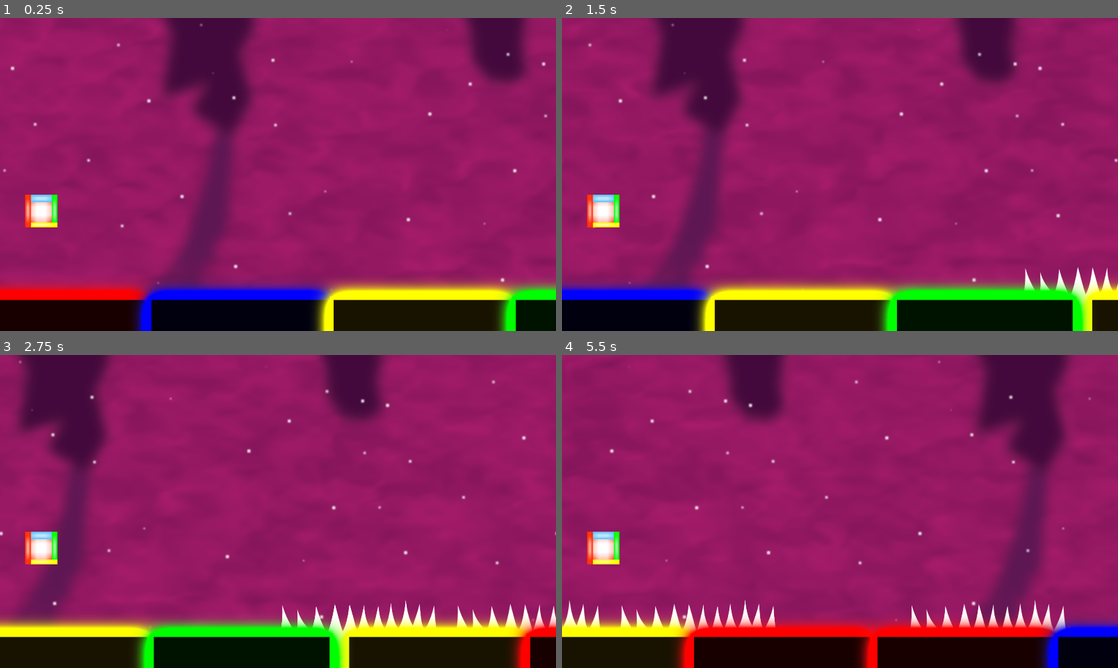
Above: before the commit, frames 1-4 (two rows, left to right).
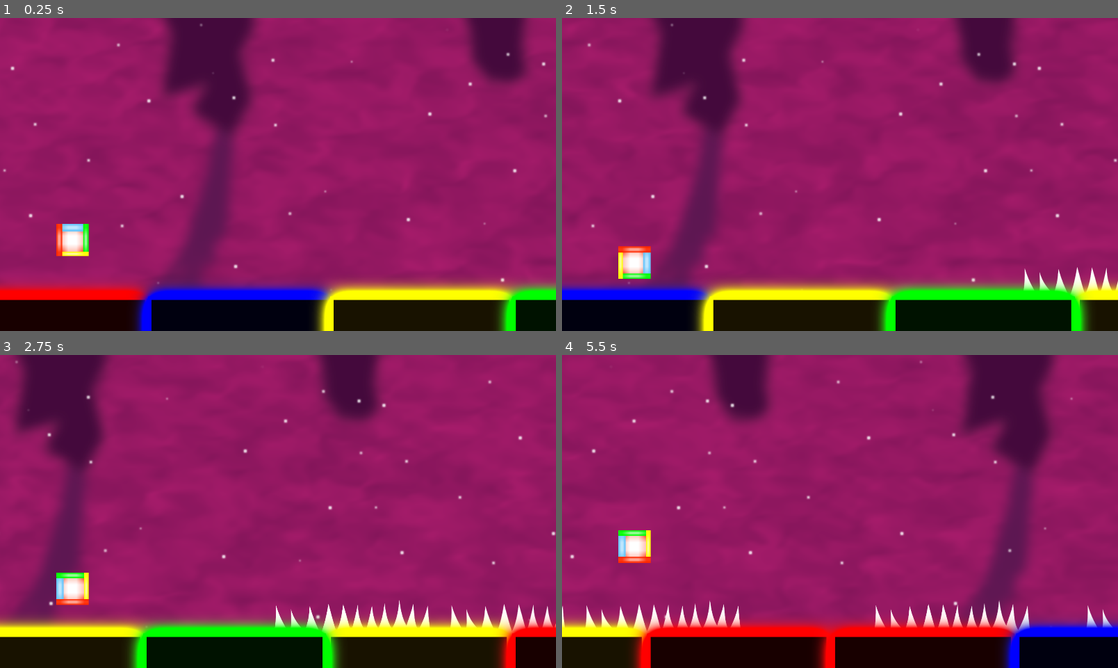
Above: after the commit, the same moments.

Repository: Sky84/hardrunnercolor
Game: Godot game, scene res://game.tscn
Two runs of this game, one before a commit and one after it. Both use one fixed random seed, a clock stepped at 60 frames per second and the inputs below.
Inputs (mouse positions are in pixels of both pictures, inside the frame that each line leads up to):
- Up to frame 1 (0.25 s): no input
- Up to frame 2 (1.5 s): move the mouse to (962, 158) at 0.52 s; click (962, 158) at 0.67 s; move the mouse to (728, 190) at 1.27 s; click (728, 190) at 1.42 s
- Up to frame 3 (2.75 s): move the mouse to (333, 442) at 2.02 s; click (333, 442) at 2.17 s
- Up to frame 4 (5.5 s): move the mouse to (812, 574) at 2.77 s; click (812, 574) at 2.92 s; move the mouse to (1006, 558) at 3.52 s; click (1006, 558) at 3.67 s; move the mouse to (673, 464) at 4.27 s; click (673, 464) at 4.42 s; move the mouse to (867, 511) at 5.02 s; click (867, 511) at 5.17 s

The runs differ from the first frame. In frame 1, 1.2% of the frame differs, in the area x 4-16%, y 56-77%; in frame 2, 2.3%; in frame 3, 5.6%; in frame 4, 14%, in the area x 0-99%, y 0-100%.

Commit message:
feat: player jump and game speed increase

Diff:
--- a/GameRules.gd
+++ b/GameRules.gd
@@ -1,13 +1,20 @@
 extends Node2D
 class_name GameRules
 
+@export var time_s_before_increase_speed: int = 1;
 @export var speed: Vector2;
+@export var speed_increase: Vector2;
+@export var gravity: Vector2;
 
 # Called when the node enters the scene tree for the first time.
 func _ready():
-	pass # Replace with function body.
+	# increase speed by speed_increase every 10 seconds
+	var _timer = Timer.new();
+	_timer.wait_time = time_s_before_increase_speed;
+	_timer.autostart = true;
+	add_child(_timer);
+	_timer.timeout.connect(_on_timer_timeout);
 
-
-# Called every frame. 'delta' is the elapsed time since the previous frame.
-func _process(delta):
-	pass
+func _on_timer_timeout():
+	speed += speed_increase;
+	print(speed)
--- a/Obstacle.tscn
+++ b/Obstacle.tscn
@@ -1,12 +1,14 @@
-[gd_scene load_steps=4 format=3 uid="uid://n1mb8ltok4i6"]
+[gd_scene load_steps=5 format=3 uid="uid://n1mb8ltok4i6"]
 
 [ext_resource type="Script" path="res://obstacle.gd" id="1_gipju"]
+[ext_resource type="PhysicsMaterial" uid="uid://cl1j5u4jr1fyq" path="res://platform_physics_material.tres" id="1_k8mah"]
 [ext_resource type="Texture2D" uid="uid://cuagi68m35cdd" path="res://Assets/Obstacles/spike.png" id="2_wex5i"]
 
 [sub_resource type="RectangleShape2D" id="RectangleShape2D_dvph1"]
 size = Vector2(550, 144)
 
 [node name="Obstacle" type="AnimatableBody2D" node_paths=PackedStringArray("sprite_obstacle")]
+physics_material_override = ExtResource("1_k8mah")
 script = ExtResource("1_gipju")
 sprite_obstacle = NodePath("Sprite2D")
 
--- a/PlatformSpawner.gd
+++ b/PlatformSpawner.gd
@@ -18,7 +18,9 @@
 		platform.global_position.x += game_rules.speed.x * delta;
 		var platform_max_right = platform.global_position.x + platform.platform_width;
 		if platform_max_right < 0:
-			platform.global_position.x = get_viewport_rect().size.x;
+			# find the rightest platform
+			var right_most_platform_X: int = platforms.map(func(p): return p.position.x + p.platform_width).max();
+			platform.global_position.x = right_most_platform_X;
 			_on_platform_replaced(platform);
 	for obstacle in _obstacles:
 		obstacle.global_position.x += game_rules.speed.x * delta;
--- a/game.tscn
+++ b/game.tscn
@@ -9,6 +9,7 @@
 [ext_resource type="Script" path="res://PlatformSpawner.gd" id="6_vnohe"]
 [ext_resource type="PackedScene" uid="uid://cwomi1d1tdxqo" path="res://platform.tscn" id="7_r4dv3"]
 [ext_resource type="PackedScene" uid="uid://n1mb8ltok4i6" path="res://Obstacle.tscn" id="8_yycuc"]
+[ext_resource type="PhysicsMaterial" uid="uid://cl1j5u4jr1fyq" path="res://platform_physics_material.tres" id="10_1qxda"]
 [ext_resource type="PackedScene" uid="uid://cdm51b5aut1my" path="res://Player.tscn.tscn" id="10_27v1q"]
 
 [sub_resource type="Gradient" id="Gradient_y1ho5"]
@@ -83,6 +84,8 @@
 [node name="GameRules" type="Node2D" parent="."]
 script = ExtResource("5_birrg")
 speed = Vector2(-500, 0)
+speed_increase = Vector2(-10, 0)
+gravity = Vector2(0, 3000)
 
 [node name="PlatformSpawner" type="Node2D" parent="." node_paths=PackedStringArray("platforms")]
 script = ExtResource("6_vnohe")
@@ -93,19 +96,27 @@
 position = Vector2(0, 962)
 
 [node name="Platform" parent="PlatformSpawner/Platforms" instance=ExtResource("7_r4dv3")]
+physics_material_override = ExtResource("10_1qxda")
 platform_type = "Red"
 
 [node name="Platform2" parent="PlatformSpawner/Platforms" instance=ExtResource("7_r4dv3")]
 position = Vector2(629, 0)
+physics_material_override = ExtResource("10_1qxda")
 platform_type = "Blue"
 
 [node name="Platform3" parent="PlatformSpawner/Platforms" instance=ExtResource("7_r4dv3")]
 position = Vector2(1258, 0)
+physics_material_override = ExtResource("10_1qxda")
 platform_type = "Yellow"
 
 [node name="Platform4" parent="PlatformSpawner/Platforms" instance=ExtResource("7_r4dv3")]
 position = Vector2(1887, 0)
+physics_material_override = ExtResource("10_1qxda")
 platform_type = "Green"
 
 [node name="Player" parent="." instance=ExtResource("10_27v1q")]
-position = Vector2(142, 666)
+position = Vector2(250, 666)
+floor_constant_speed = false
+floor_block_on_wall = false
+platform_on_leave = 2
+jump_force = 1000.0
--- a/platform.tscn
+++ b/platform.tscn
@@ -56,7 +56,6 @@
 
 [node name="Platform" type="AnimatableBody2D" node_paths=PackedStringArray("sprite_platform")]
 z_index = 1
-collision_layer = 2
 script = ExtResource("1_uf361")
 sprite_platform = NodePath("SpritePlatform")
 
--- /dev/null
+++ b/platform_physics_material.tres
@@ -0,0 +1,4 @@
+[gd_resource type="PhysicsMaterial" format=3 uid="uid://cl1j5u4jr1fyq"]
+
+[resource]
+friction = 0.0
--- a/player.gd
+++ b/player.gd
@@ -1,11 +1,17 @@
-extends Node2D
+extends CharacterBody2D
+
+@export var jump_force: float = 100;
 
 @onready var yellow_ray_cast_2d: RayCast2D = $Raycasts/YellowRayCast2D
 @onready var blue_ray_cast_2d: RayCast2D = $Raycasts/BlueRayCast2D3
 @onready var green_ray_cast_2d: RayCast2D = $Raycasts/GreenRayCast2D4
 @onready var red_ray_cast_2d: RayCast2D = $Raycasts/RedRayCast2D2
 
-@onready var tween: Tween = get_tree().create_tween().bind_node(self).set_ease(Tween.EASE_IN_OUT).set_trans(Tween.TRANS_SINE);
+@onready var game_rules: GameRules = $"../GameRules";
+
+@onready var start_position: Vector2 = position;
+
+var _want_jump: bool = false;
 
 class RaycastColor:
 	var raycast: RayCast2D;
@@ -24,19 +30,36 @@
 }
 
 var _current_color: Color;
-func _process(delta):
+
+func _process(delta: float) -> void:
+	position.x = start_position.x;
+
+func _physics_process(delta):
+	# lock player x axis to current start x position
+	if not is_on_floor():
+		velocity.y += game_rules.gravity.y * delta;
+	elif _want_jump:
+		_want_jump = false;
+		velocity.y = -jump_force;
+	else:
+		velocity.y = 0;
+	velocity.x = 0;
+
+	move_and_slide();
 	for raycast_key_rotation in _ray_casts:
 		var raycast_color: RaycastColor = _ray_casts[raycast_key_rotation];
 		if raycast_color.raycast.is_colliding() and _current_color != raycast_color.color:
-			_on_collision_raycast(raycast_key_rotation, raycast_color);
-			print(raycast_color.raycast.get_collider().name);
+			_on_collision_raycast(raycast_color);
 
-func _on_collision_raycast(desired_rotation: int, _raycast_color: RaycastColor) -> void:
+func _on_collision_raycast(_raycast_color: RaycastColor) -> void:
 	_current_color = _raycast_color.color;
 
 # when player press the screen or the mouse button, rotate the player at 90 degrees relative to the current roation
 func _input(event: InputEvent) -> void:
 	if (event is InputEventScreenTouch or event is InputEventMouseButton) and event.is_pressed():
-		var desired_rotation = fmod(rotation_degrees + 90, 360);
+		var desired_rotation = round((rotation_degrees + 90) / 90) * 90;
 		#tween the rotation of the player
-		tween.tween_property(self, "rotation_degrees", desired_rotation, 0.5);
+		var tween = get_tree().create_tween()
+		tween.tween_property(self, "rotation_degrees", desired_rotation, 0.1).set_delay(0.1);
+		if is_on_floor():
+			_want_jump = true;
Not shown: 1 places in game.tscn that only renumber resources
